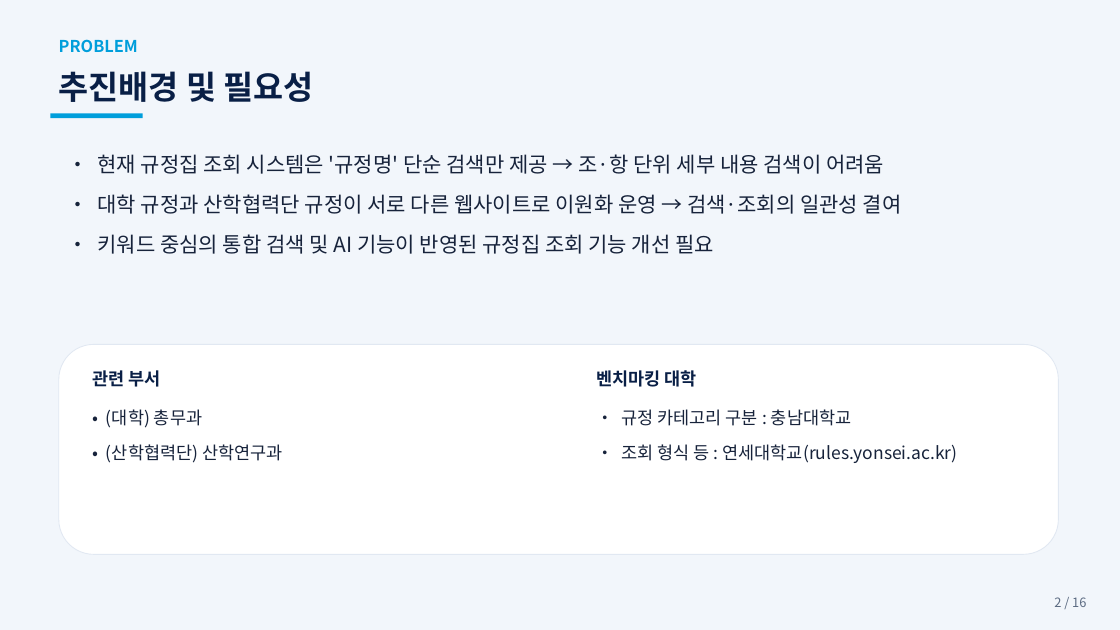
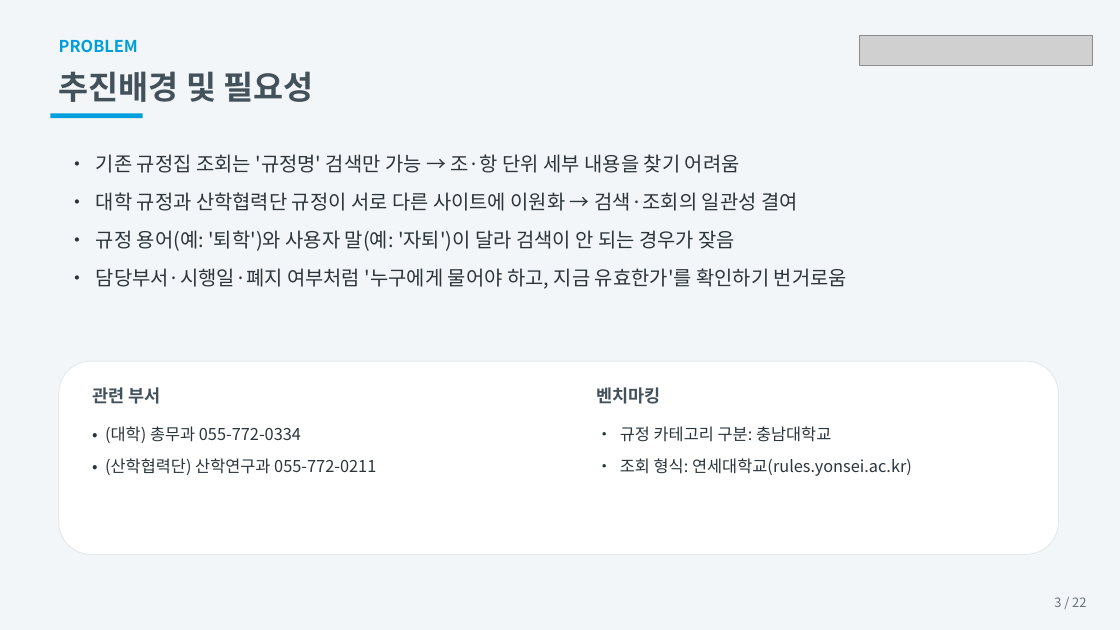
Before and after one commit to sjdisj1895-svg/Academic_Regulations_AIProject, a slide deck: slide 3 of AI_규정통합검색시스템_소개.pptx (slide 2 before the commit). Drawn at 1120x630 pixels with LibreOffice and Linux fonts; fonts in the diff are those of the drawing; grey boxes stand for pictures. Boxes give left, top, right and bottom in pixels: in the first picture for what was removed or moved away, otherwise in the second. Text is boxed around its words. In the diff, an @@ line names an element or a change of style, - is before the commit and + after.

```diff
--- a/AI_규정통합검색시스템_소개.pptx
+++ b/AI_규정통합검색시스템_소개.pptx
@@ rectangle at [0,0,1120,630]: fill #F2F6FB to #F3F6F8 @@
@@ text "추진배경 및 필요성" at [59,71,314,102]: text colour #091F46 to #43525A @@
@@ picture added at [860,35,1092,66] @@
@@ text at [96,154,847,289]: text changed; size 18 to 17 pt; text colour #17233B to #2B353B @@
-• 현재 규정집 조회 시스템은 '규정명' 단순 검색만 제공 → 조·항 단위 세부 내용 검색이 어려움
-• 대학 규정과 산학협력단 규정이 서로 다른 웹사이트로 이원화 운영 → 검색·조회의 일관성 결여
-• 키워드 중심의 통합 검색 및 AI 기능이 반영된 규정집 조회 기능 개선 필요
+• 기존 규정집 조회는 '규정명' 검색만 가능 → 조·항 단위 세부 내용을 찾기 어려움
+• 대학 규정과 산학협력단 규정이 서로 다른 사이트에 이원화 → 검색·조회의 일관성 결여
+• 규정 용어(예: '퇴학')와 사용자 말(예: '자퇴')이 달라 검색이 안 되는 경우가 잦음
+• 담당부서·시행일·폐지 여부처럼 '누구에게 물어야 하고, 지금 유효한가'를 확인하기 번거로움
@@ rounded rectangle: place and size @@
-rounded rectangle at [59,344,1059,555]
+rounded rectangle at [59,361,1059,555]
@@ rounded rectangle at [59,361,1059,555]: outline #E1E8F2 0.75 pt to #E3E8EB 0.75 pt @@
@@ text "관련 부서" at [92,387,160,404]: text colour #091F46 to #43525A @@
@@ text "관련 부서": place and size @@
-text "관련 부서" at [92,370,160,387]
+text "관련 부서" at [92,387,160,404]
@@ text at [596,387,660,404]: text changed; text colour #091F46 to #43525A @@
-벤치마킹 대학
+벤치마킹
@@ text at [105,426,376,475]: text changed; size 15 to 14 pt; text colour #17233B to #2B353B @@
-• (대학) 총무과
-• (산학협력단) 산학연구과
+• (대학) 총무과 055-772-0334
+• (산학협력단) 산학연구과 055-772-0211
@@ text at [620,426,912,476]: text changed; size 15 to 14 pt; text colour #17233B to #2B353B @@
-• 규정 카테고리 구분 : 충남대학교
-• 조회 형식 등 : 연세대학교(rules.yonsei.ac.kr)
+• 규정 카테고리 구분: 충남대학교
+• 조회 형식: 연세대학교(rules.yonsei.ac.kr)
@@ text at [1054,597,1086,607]: text changed; text colour #5C6B82 to #66737A @@
-2 / 16
+3 / 22
```
Also in this commit, not shown: 7 other slides changed, 14 slides added, 8 slides removed, 1 other file.
